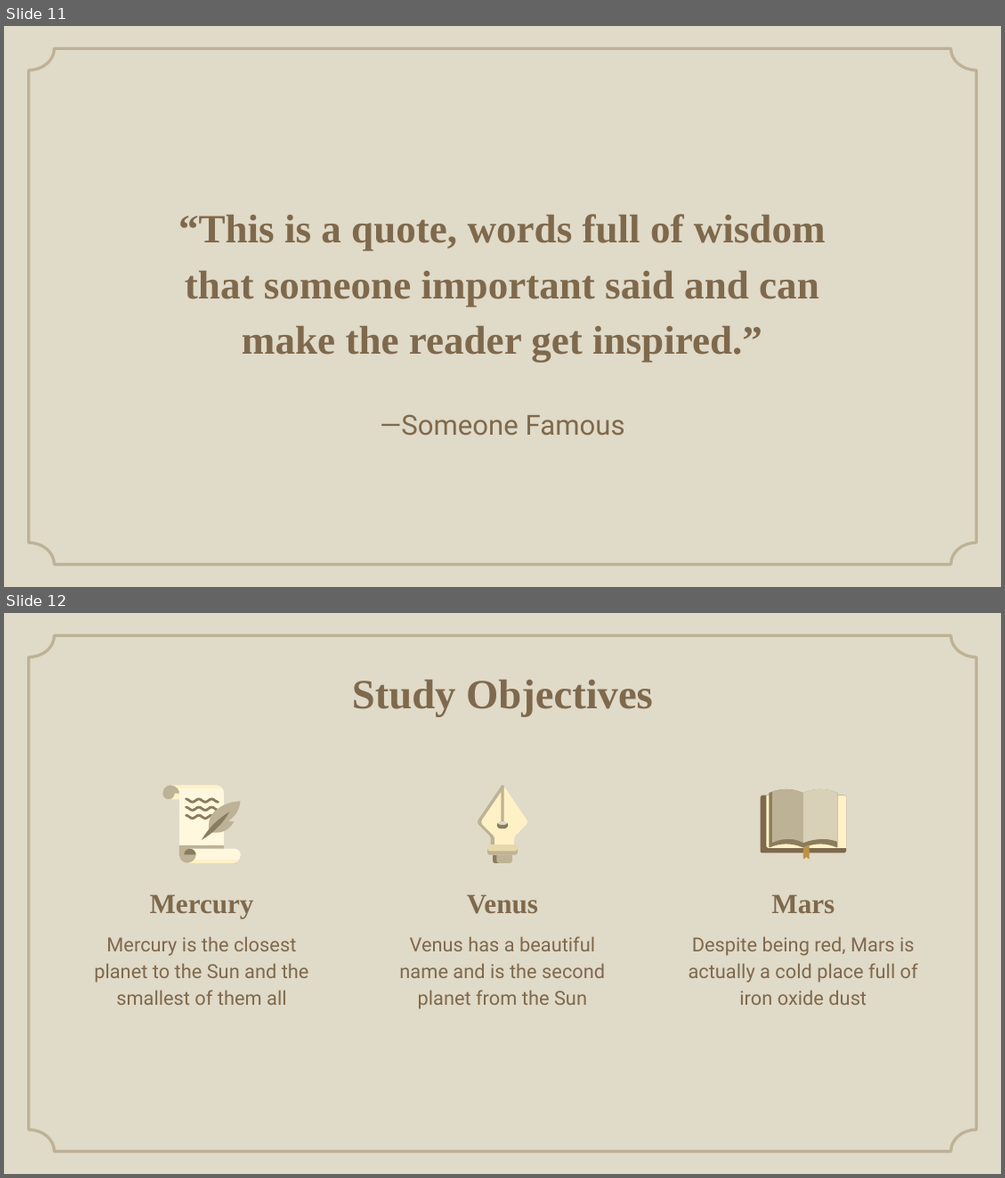
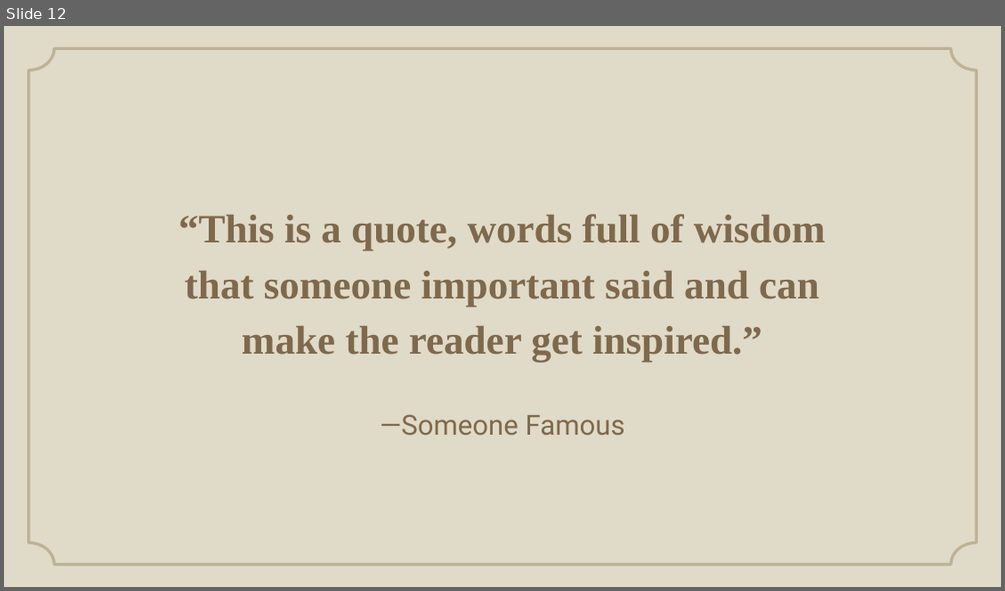
Before and after one commit to Andipstha/theFusion-Project-I, a slide deck: Documentation/LBMS_Presentation_2.pptx. Shown one above the other, each under a label of ours: slides 11 and 12 before the commit, slide 12 after it. The pictures are 1005x1178 and 1005x591 pixels, drawn with LibreOffice and Linux fonts; fonts in the diff are those of the drawing; background and template pictures are left out. Boxes give left, top, right and bottom in pixels: in the first picture for what was removed or moved away, otherwise in the second. Text is boxed around its words. In the diff, an @@ line names an element or a change of style, - is before the commit and + after.

```diff
--- a/Documentation/LBMS_Presentation_2.pptx
+++ b/Documentation/LBMS_Presentation_2.pptx
@@ slide 12 removed at (4, 613, 1001, 1174), background #E0DAC8; not listed: 1 template element that a slide beside it also shows @@
@@ title removed at (352, 679, 653, 717) @@
-Study Objectives
@@ group removed at (162, 786, 240, 863): 13 freeform shapes @@
@@ group removed at (477, 786, 528, 862): 9 freeform shapes @@
@@ group removed at (760, 789, 846, 860): 6 freeform shapes @@
@@ title removed at (150, 894, 254, 918) @@
-Mercury
@@ title removed at (467, 894, 538, 914) @@
-Venus
@@ title removed at (771, 894, 834, 913) @@
-Mars
@@ subtitle removed at (94, 936, 309, 1005) @@
-Mercury is the closest planet to the Sun and the smallest of them all
@@ subtitle removed at (399, 936, 605, 1009) @@
-Venus has a beautiful name and is the second planet from the Sun
@@ subtitle removed at (688, 936, 918, 1005) @@
-Despite being red, Mars is actually a cold place full of iron oxide dust
@@ what was slide 11 is now slide 12 @@
```
Also in this commit, not shown: 4 slides changed, 3 slides added, 22 other slides removed, 3 other files.
